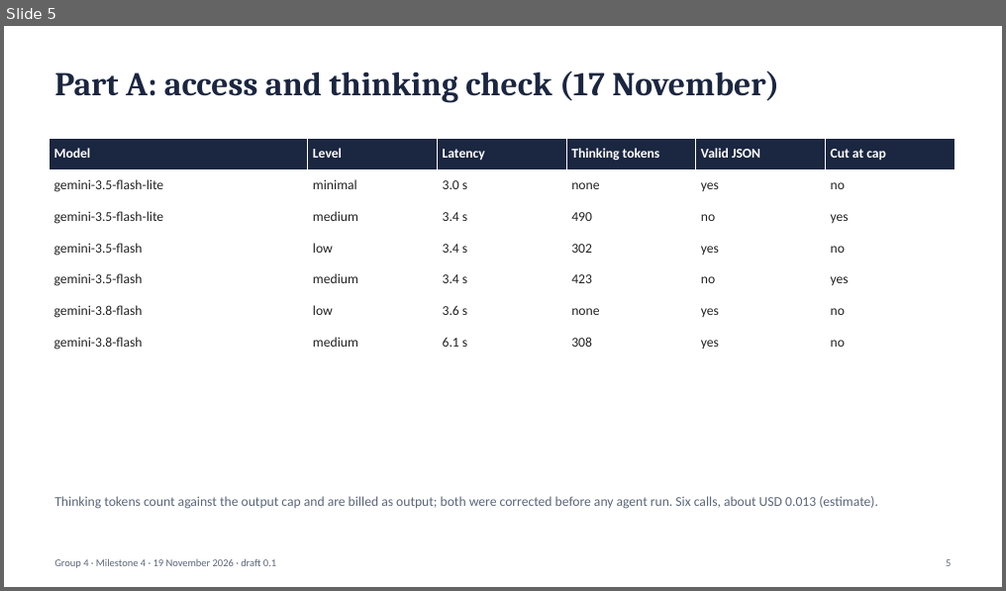
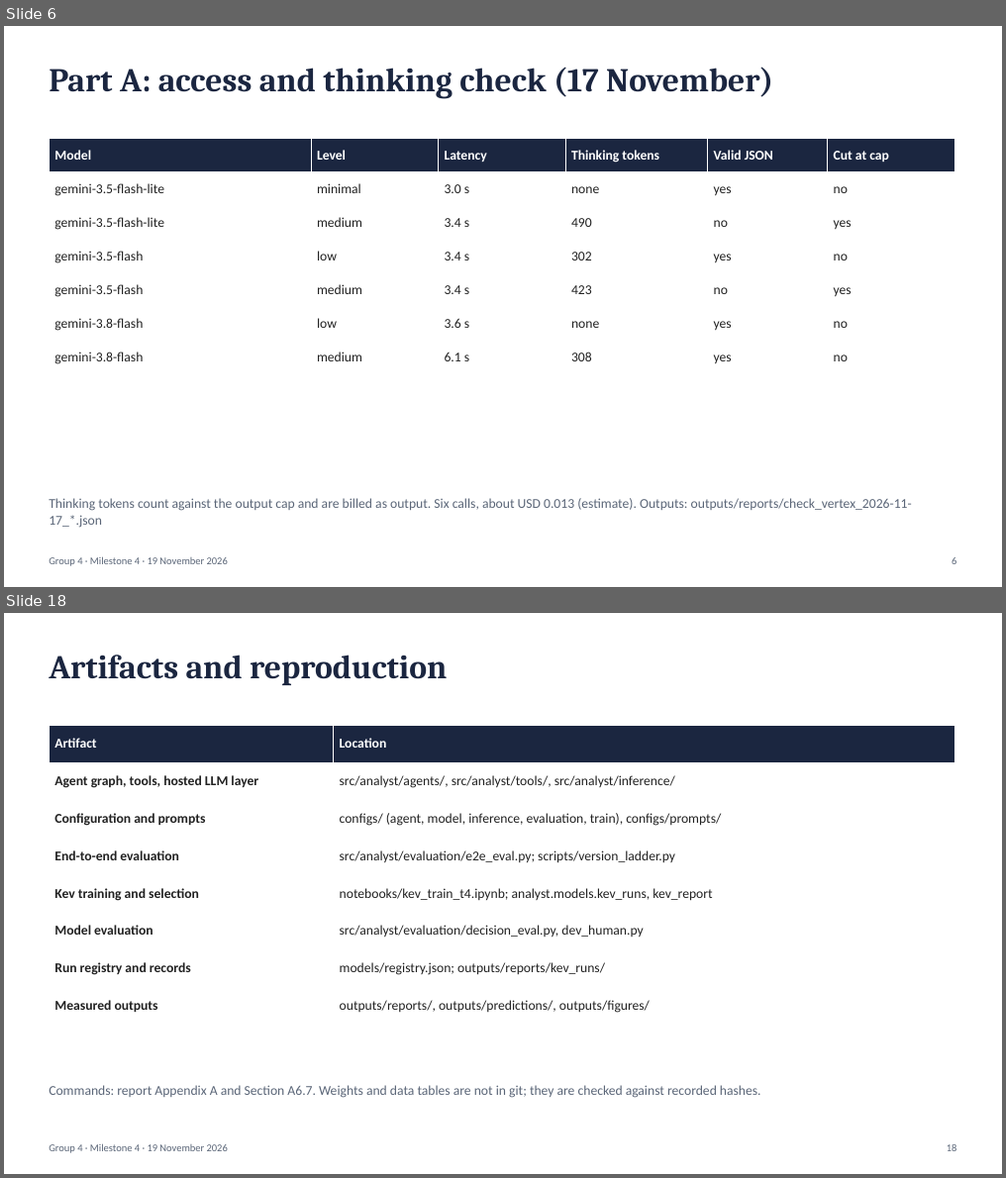
Before and after one commit to sathyaIITM/Group-4-DS-and-AI-Lab-Project, a slide deck: docs/milestones/Milestone4_TA_Presentation.pptx. Shown one above the other, each under a label of ours: slide 5 before the commit, slides 6 and 18 after it; the slides between them are not shown. The pictures are 1006x591 and 1006x1178 pixels, drawn with LibreOffice and Linux fonts; fonts in the diff are those of the drawing. Boxes give left, top, right and bottom in pixels: in the first picture for what was removed or moved away, otherwise in the second. Text is boxed around its words. In the diff, an @@ line names an element or a change of style, - is before the commit and + after.

Commit message:
DOC: Milestone 4 slides (18, both parts, version glosses); report: E2 closed, Laya plan, calibration wording corrected

```diff
--- a/docs/milestones/Milestone4_TA_Presentation.pptx
+++ b/docs/milestones/Milestone4_TA_Presentation.pptx
@@ slide 18 added at bbox=[4, 613, 1002, 1174], background #FFFFFF @@
@@ text added at bbox=[49, 655, 447, 685], 32 pt, text #1B2640, bold @@
+Artifacts and reproduction
@@ table added at bbox=[49, 725, 954, 1025], 8 rows, 2 columns @@
+Artifact | Location
+Agent graph, tools, hosted LLM layer | src/analyst/agents/, src/analyst/tools/, src/analyst/inference/
+Configuration and prompts | configs/ (agent, model, inference, evaluation, train), configs/prompts/
+End-to-end evaluation | src/analyst/evaluation/e2e_eval.py; scripts/version_ladder.py
+Kev training and selection | notebooks/kev_train_t4.ipynb; analyst.models.kev_runs, kev_report
+Model evaluation | src/analyst/evaluation/decision_eval.py, dev_human.py
+Run registry and records | models/registry.json; outputs/reports/kev_runs/
+Measured outputs | outputs/reports/, outputs/predictions/, outputs/figures/
@@ text added at bbox=[49, 1085, 761, 1098], 13 pt, text #5B6678 @@
+Commands: report Appendix A and Section A6.7. Weights and data tables are not in git; they are checked against recorded hashes.
@@ text added at bbox=[49, 1144, 228, 1154], 10 pt, text #5B6678 @@
+Group 4 · Milestone 4 · 19 November 2026
@@ text added at bbox=[946, 1145, 957, 1152], 10 pt, text #5B6678 @@
+18
@@ what was slide 5 is now slide 6 @@
@@ slide 6 changed as well @@
@@ text "Part A: access and thinking ..." at bbox=[49, 67, 773, 99]: more space between paragraphs @@
@@ table: place and size @@
-table at bbox=[49, 138, 955, 359]
+table at bbox=[49, 138, 954, 374]
@@ text at bbox=[49, 498, 912, 528]: text changed @@
-Thinking tokens count against the output cap and are billed as output; both were corrected before any agent run. Six calls, about USD 0.013 (estimate).
+Thinking tokens count against the output cap and are billed as output. Six calls, about USD 0.013 (estimate). Outputs: outputs/reports/check_vertex_2026-11-17_*.json
@@ text at bbox=[49, 557, 228, 567]: text changed @@
-Group 4 · Milestone 4 · 19 November 2026 · draft 0.1
+Group 4 · Milestone 4 · 19 November 2026
@@ text at bbox=[951, 558, 956, 565]: text changed @@
-5
+6
```
Also in this commit, not shown: 4 other slides changed, 12 other slides added, 8 slides removed, 1 other file.
